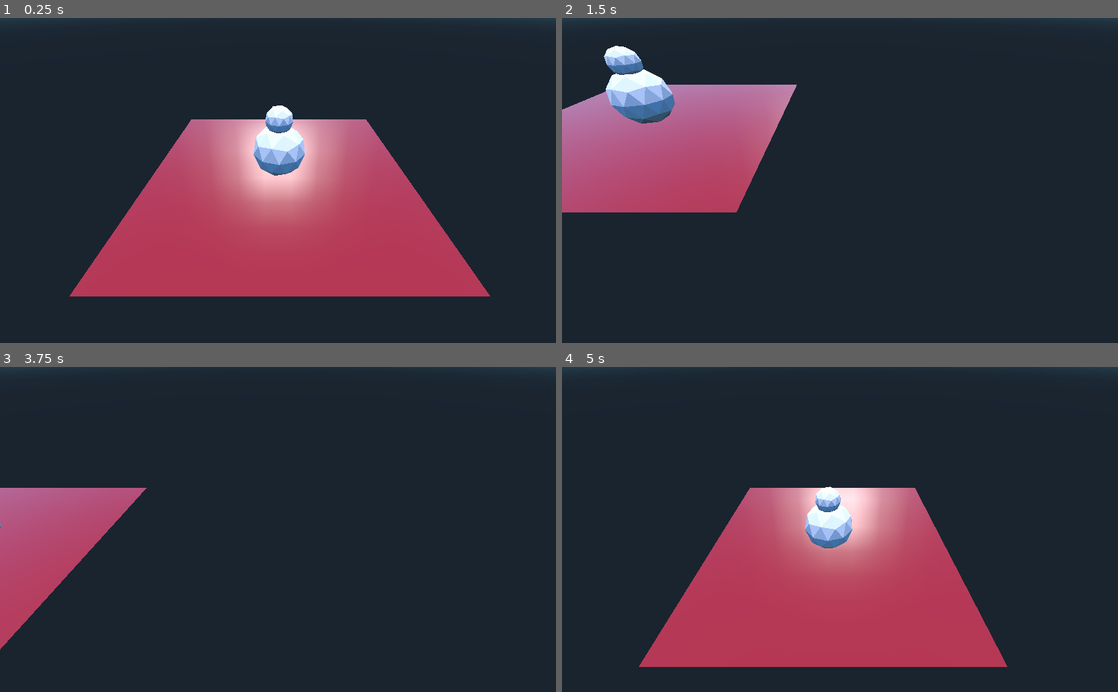
Above: before the commit, frames 1-4 (two rows, left to right).
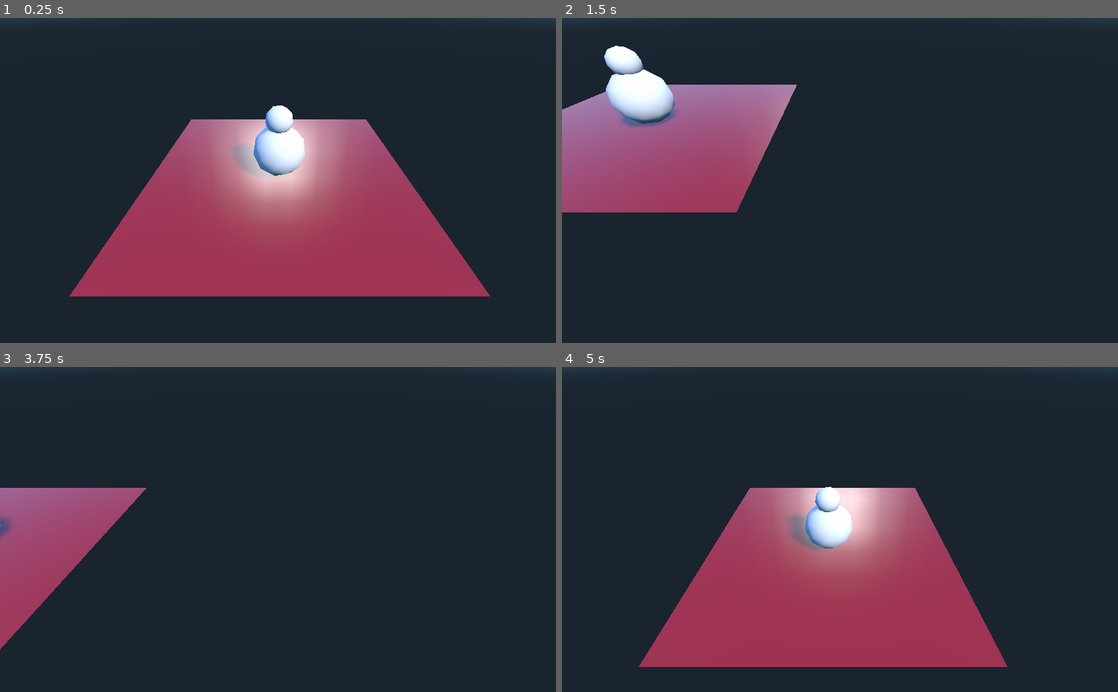
Above: after the commit, the same moments.

Repository: chrisb123/autoverse
Game: Godot game, scene res://main.tscn
The game is run twice, just before and just after one commit, with the same random seed, the same clock (stepped at 60 frames per second) and the same inputs.
Inputs (mouse positions are in pixels of both pictures, inside the frame that each line leads up to):
- Up to frame 1 (0.25 s): no input
- Up to frame 2 (1.5 s): tap Enter at 0.5 s; move the mouse to (962, 164) at 0.52 s; hold Right (ui_right) 0.53-1.28 s; click (962, 164) at 0.67 s; move the mouse to (728, 196) at 1.27 s; hold Down (ui_down) from 1.28 s (still down)
- Up to frame 3 (3.75 s): move the mouse to (333, 458) at 2.02 s; release Down (ui_down) at 2.03 s; hold Right (ui_right) 2.03-2.78 s; move the mouse to (250, 594) at 2.77 s; hold Up (ui_up) 2.78-3.53 s; click (250, 594) at 2.92 s; move the mouse to (444, 578) at 3.52 s; hold Left (ui_left) from 3.53 s (still down)
- Up to frame 4 (5 s): keep holding Left (ui_left); move the mouse to (673, 480) at 4.27 s

The runs differ from the first frame. In frame 1, 1.4% of the frame differs, in the area x 41-55%, y 26-50%; in frame 2, 1.7%, in the area x 7-22%, y 8-34%; in frame 3, 0.2%; in frame 4, 1.2%.

Commit message:
new character and shadows

Diff:
--- a/main.tscn
+++ b/main.tscn
@@ -1,7 +1,7 @@
 [gd_scene load_steps=5 format=2]
 
-[ext_resource path="res://Models/character.dae" type="PackedScene" id=1]
-[ext_resource path="res://Camera.gd" type="Script" id=2]
+[ext_resource path="res://Camera.gd" type="Script" id=1]
+[ext_resource path="res://Models/character.dae" type="PackedScene" id=2]
 
 [sub_resource type="SpatialMaterial" id=1]
 
@@ -65,11 +65,7 @@
 
 [node name="Node" type="Node" index="0"]
 
-[node name="Character" type="Spatial" parent="." index="0" instance=ExtResource( 1 )]
-
-_sections_unfolded = [ "Transform" ]
-
-[node name="Camera" type="Camera" parent="." index="1"]
+[node name="Camera" type="Camera" parent="." index="0"]
 
 transform = Transform( 1, 0, 0, 0, 0.779686, 0.626171, 0, -0.626171, 0.779686, -0.0429082, 4.60057, 7.57928 )
 keep_aspect = 1
@@ -84,12 +80,12 @@
 size = 1.0
 near = 0.05
 far = 100.0
-script = ExtResource( 2 )
+script = ExtResource( 1 )
 _sections_unfolded = [ "Transform" ]
 
-[node name="DirectionalLight" type="DirectionalLight" parent="." index="2"]
+[node name="DirectionalLight" type="DirectionalLight" parent="." index="1"]
 
-transform = Transform( 1, 0, 0, 0, -0.00896399, 0.99996, 0, -0.99996, -0.00896399, 0, 4.71874, 0 )
+transform = Transform( 0.707107, -0.5, 0.5, 0, 0.707107, 0.707107, -0.707107, -0.5, 0.5, 0, 5, 0 )
 layers = 1
 light_color = Color( 1, 1, 1, 1 )
 light_energy = 1.0
@@ -98,7 +94,7 @@
 light_specular = 0.5
 light_bake_mode = 1
 light_cull_mask = -1
-shadow_enabled = false
+shadow_enabled = true
 shadow_color = Color( 0, 0, 0, 1 )
 shadow_bias = 0.1
 shadow_contact = 0.0
@@ -113,8 +109,9 @@
 directional_shadow_bias_split_scale = 0.25
 directional_shadow_depth_range = 0
 directional_shadow_max_distance = 200.0
+_sections_unfolded = [ "Transform" ]
 
-[node name="MeshInstance" type="MeshInstance" parent="." index="3"]
+[node name="MeshInstance" type="MeshInstance" parent="." index="2"]
 
 transform = Transform( 1, 0, 0, 0, 1, 0, 0, 0, 1, 0, -1, 0 )
 layers = 1
@@ -130,3 +127,7 @@
 skeleton = NodePath("..")
 material/0 = null
 _sections_unfolded = [ "Transform" ]
+
+[node name="Character" type="Spatial" parent="." index="3" instance=ExtResource( 2 )]
+
+_sections_unfolded = [ "Transform" ]
Not shown, changed: Models/character.dae
Not shown, changed: Models/character.dae.import
